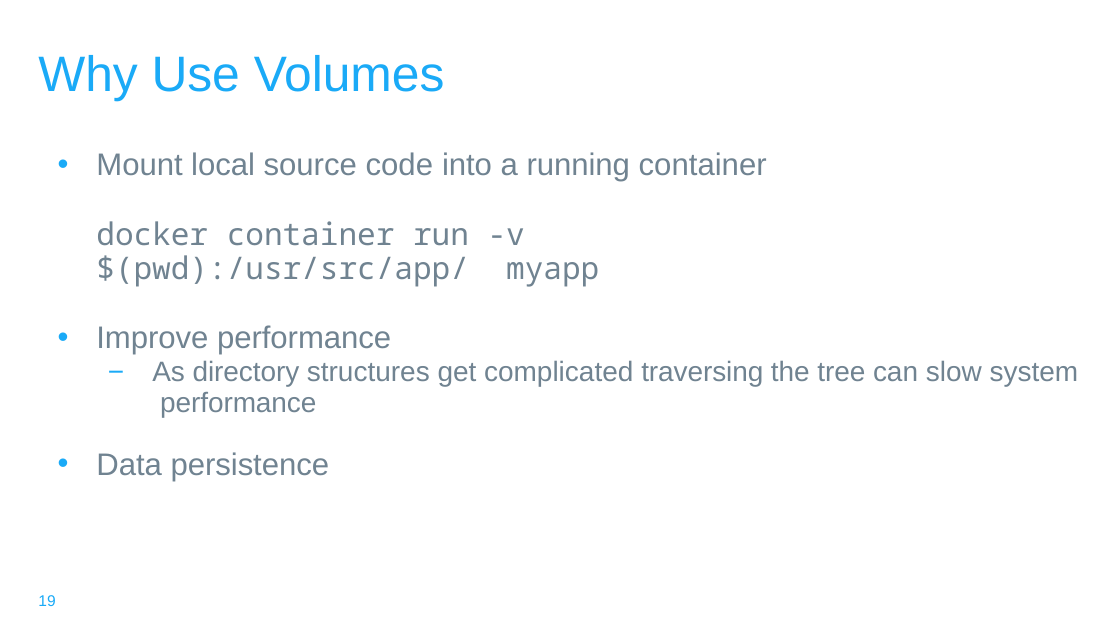
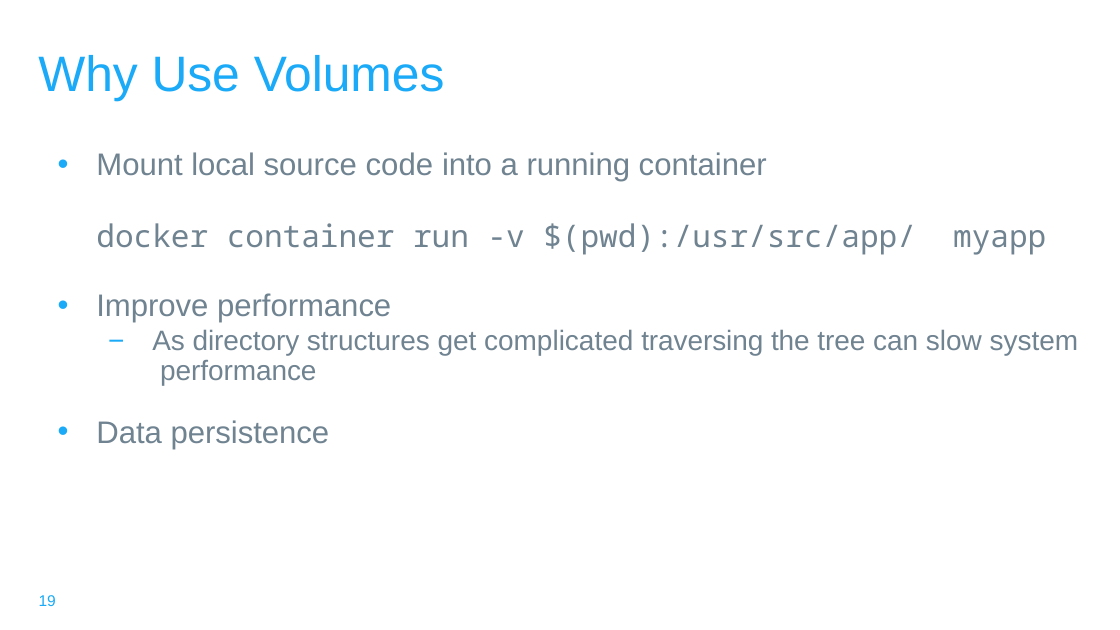
Before and after one commit to falcon-sky/containerization, a slide deck: slide 19 of Docker/Day1/docker_understanding.pptx. Drawn at 1120x630 pixels with LibreOffice and Linux fonts; fonts in the diff are those of the drawing; background and template pictures are left out. Boxes give left, top, right and bottom in pixels: in the first picture for what was removed or moved away, otherwise in the second. Text is boxed around its words. In the diff, an @@ line names an element or a change of style, - is before the commit and + after.

Commit message:
training docker

```diff
--- a/Docker/Day1/docker_understanding.pptx
+++ b/Docker/Day1/docker_understanding.pptx
@@ text "Mount local source code into ..." rewrapped from bbox=[96, 152, 1079, 481] to bbox=[96, 152, 1079, 449] @@
```
Also in this commit, not shown: 20 other slides changed, 1 slide added, 1 slide removed, 16 other files.
